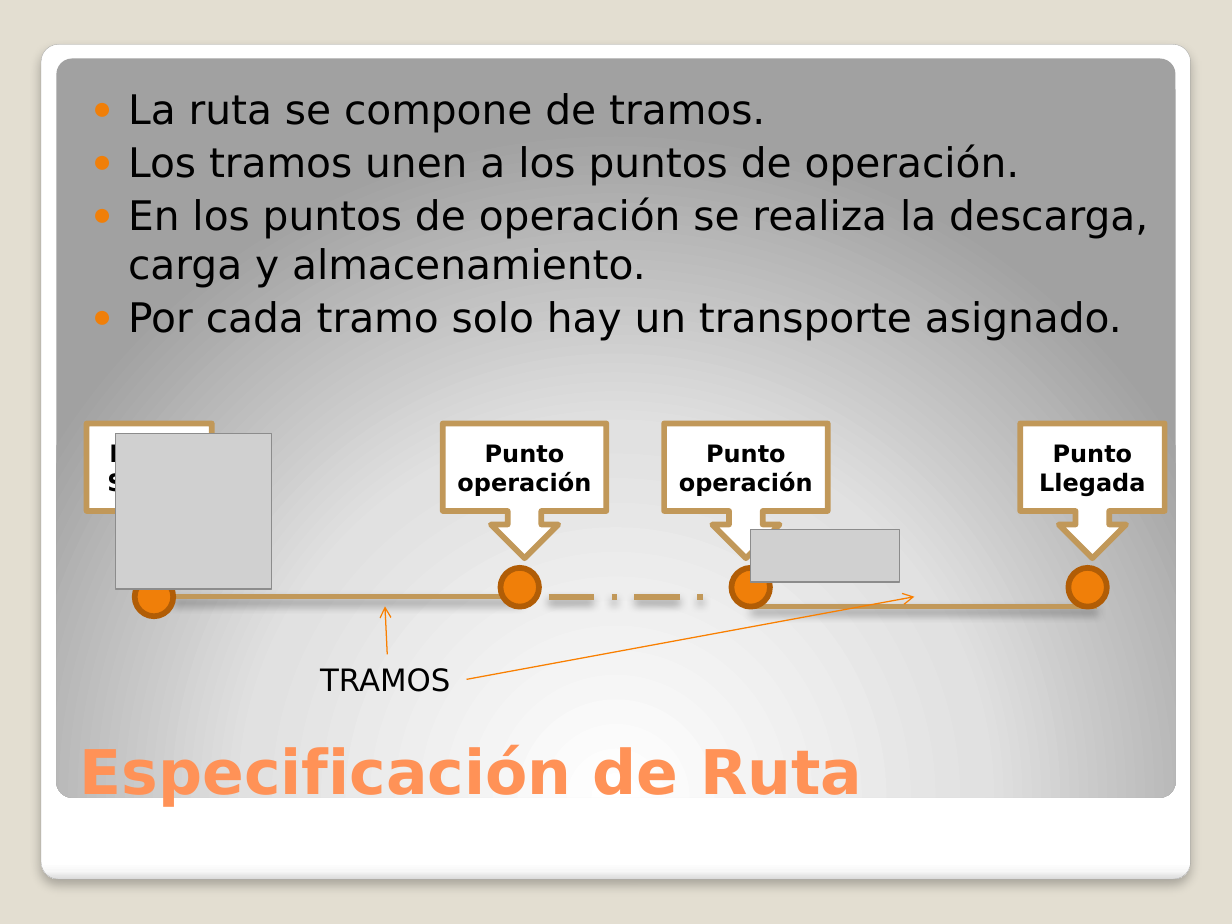
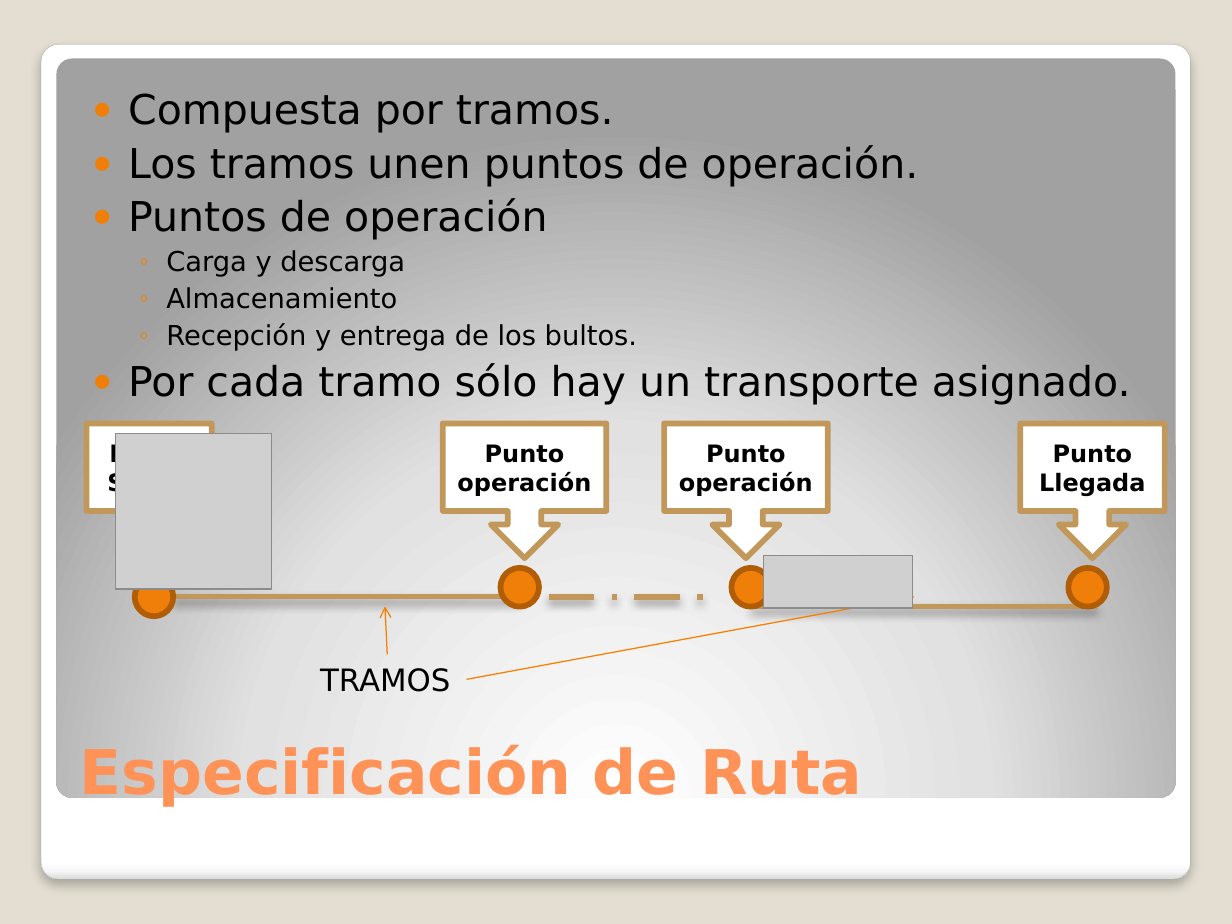
Before and after one commit to adrianachelotti/analisisdelainformacion7509, a slide deck: slide 7 of TodoMundo/Presentación/Presentacion.pptx (slide 8 before the commit). Drawn at 1232x924 pixels with LibreOffice and Linux fonts; fonts in the diff are those of the drawing; grey boxes stand for pictures. Boxes give left, top, right and bottom in pixels: in the first picture for what was removed or moved away, otherwise in the second. Text is boxed around its words. In the diff, an @@ line names an element or a change of style, - is before the commit and + after.

```diff
--- a/TodoMundo/Presentación/Presentacion.pptx
+++ b/TodoMundo/Presentación/Presentacion.pptx
@@ text at bbox=[128, 93, 1131, 405]: text changed; size 23.8 to 24 pt @@
-● La ruta se compone de tramos.
-● Los tramos unen a los puntos de operación.
-● En los puntos de operación se realiza la descarga, carga y almacenamiento.
-● Por cada tramo solo hay un transporte asignado.
+● Compuesta por tramos.
+● Los tramos unen puntos de operación.
+● Puntos de operación
+  ◦ Carga y descarga
+  ◦ Almacenamiento
+  ◦ Recepción y entrega de los bultos.
+● Por cada tramo sólo hay un transporte asignado.
@@ picture: place and size @@
-picture at bbox=[750, 530, 899, 583]
+picture at bbox=[764, 556, 913, 609]
```
Also in this commit, not shown: 10 other slides changed, 2 other files.
